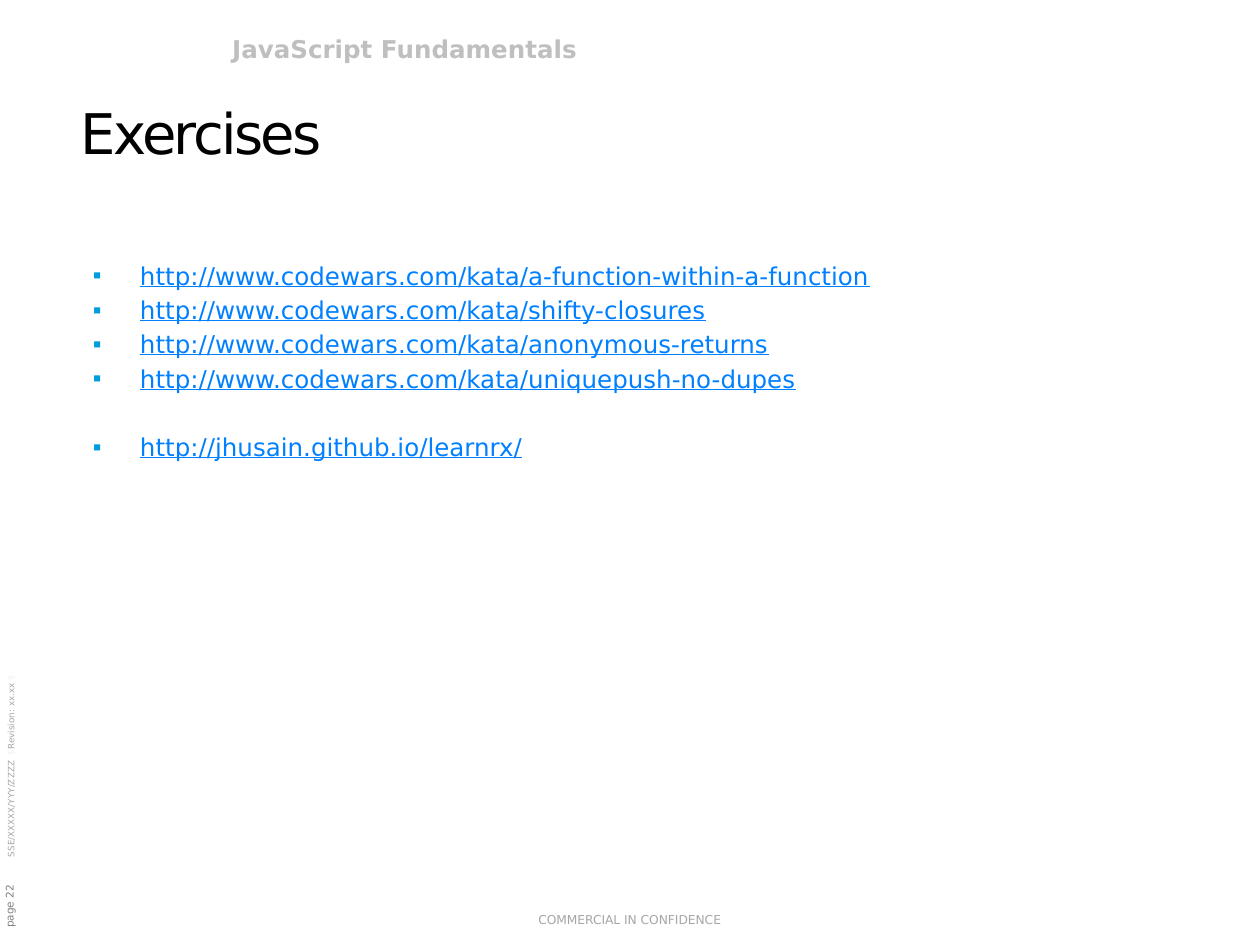
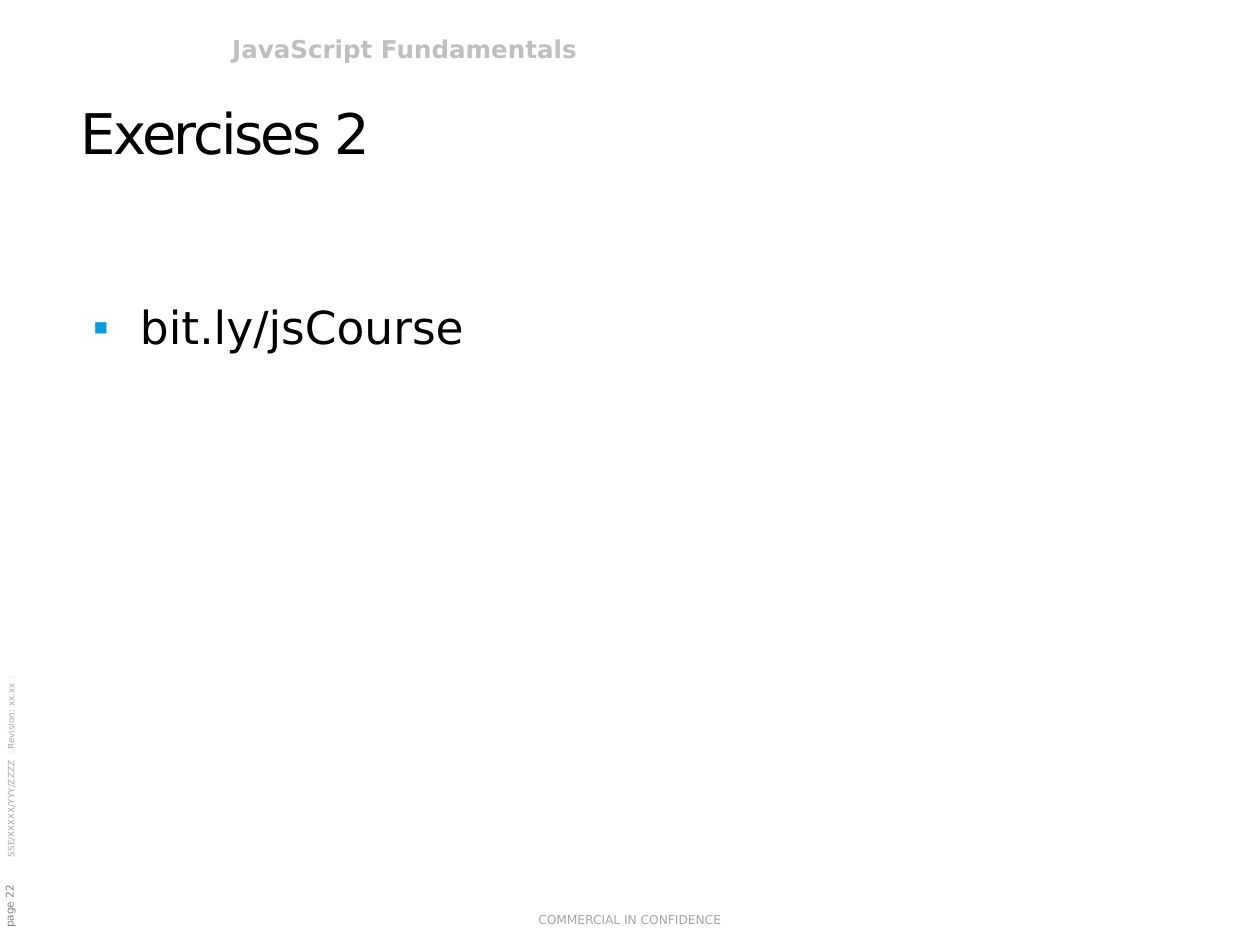
Before and after one commit to rasmusvhansen/javascript-course, a slide deck: slide 22 of JavaScript Fundamentals.pptx. Drawn at 1260x945 pixels with LibreOffice and Linux fonts; fonts in the diff are those of the drawing; background and template pictures are left out. Boxes give left, top, right and bottom in pixels: in the first picture for what was removed or moved away, otherwise in the second. Text is boxed around its words. In the diff, an @@ line names an element or a change of style, - is before the commit and + after.

```diff
--- a/JavaScript Fundamentals.pptx
+++ b/JavaScript Fundamentals.pptx
@@ title at bbox=[80, 111, 371, 155]: text changed @@
-Exercises
+Exercises 2
@@ text at bbox=[140, 309, 464, 354]: text changed; size 14 to 26 pt; text colour #0080FF to #000000 @@
-▪ http://www.codewars.com/kata/a-function-within-a-function
-▪ http://www.codewars.com/kata/shifty-closures
-▪ http://www.codewars.com/kata/anonymous-returns
-▪ http://www.codewars.com/kata/uniquepush-no-dupes
-▪ http://jhusain.github.io/learnrx/
+▪ bit.ly/jsCourse
```
Also in this commit, not shown: 1 other slide changed, 1 other file.
